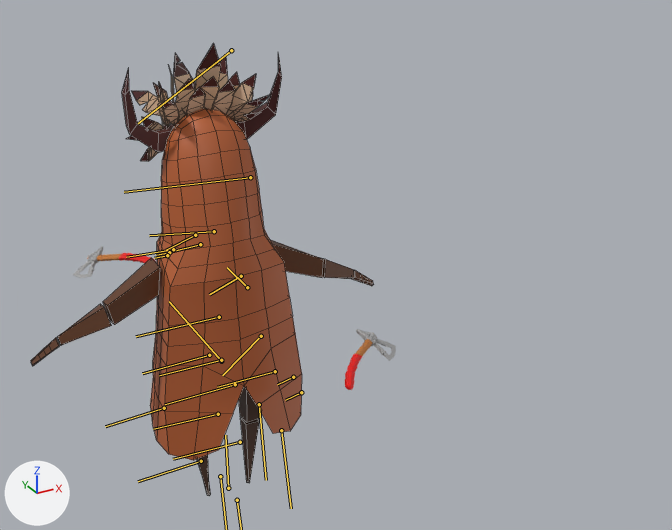
One commit to the FBX model Peacepipe_github_coop/Assets/Standard Assets/object/PERSONAGI/Derzhit_tomahawk/zeleniy_ishidnikblend.fbx: the scene before it, then after it.
Camera for both pictures: a 50 mm camera at (-0.102, -0.268, 0.215) aimed at (0.034, -0.02, 0.091). The axes (+X, +Y, +Z) are drawn at lower left. The lights are the same throughout. The bones that bend it are drawn over the model as lines. Mesh edges are drawn as thin lines on the coarser meshes.
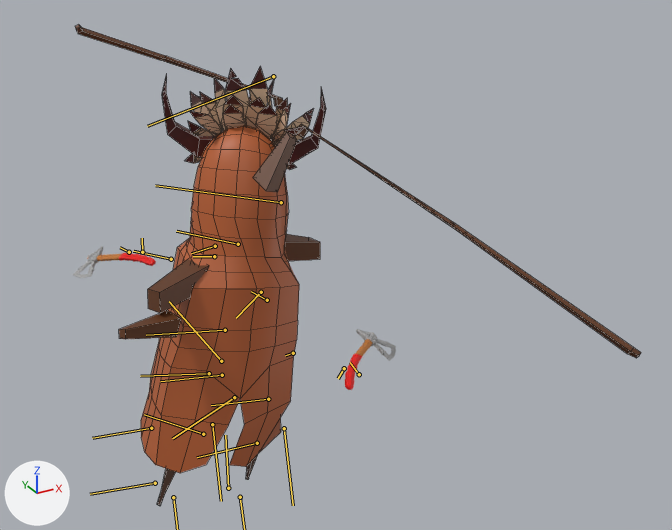
The newer file adds an action. The first version stands in its rest pose; the second is drawn at frame 103 of the action 'ArmatureAction'.

Edits to the bpy script that builds the scene:
```text
Change bone_bone:
    where bone_bone = bpy.data.objects['Armature'].pose.bones['Bone']  # child of 'Bone_022'
    bone_bone.location: (0.0, 0.0, 0.0) -> (-0.61, 0.01, 0.0)
    bone_bone.rotation_quaternion: (1.0, 0.0, 0.0, 0.0) -> (0.995, -0.001, 0.049, -0.082)  # degrees (0, 0, 0) -> degrees (-1, 6, -9)
Change bone_bone_001:
    where bone_bone_001 = bpy.data.objects['Armature'].pose.bones['Bone_001']  # child of 'Bone'
    bone_bone_001.rotation_quaternion: (1.0, 0.0, 0.0, 0.0) -> (0.999, 0.029, -0.039, -0.02)  # degrees (0, 0, 0) -> degrees (3, -4, -2)
Change bone_bone_002:
    where bone_bone_002 = bpy.data.objects['Armature'].pose.bones['Bone_002']  # child of 'Bone_001'
    bone_bone_002.rotation_quaternion: (1.0, 0.0, 0.0, 0.0) -> (0.956, -0.276, -0.087, 0.054)  # degrees (0, 0, 0) -> degrees (-33, -8, 9)
Change bone_bone_006:
    where bone_bone_006 = bpy.data.objects['Armature'].pose.bones['Bone_006']  # child of 'Bone_001'
    bone_bone_006.rotation_quaternion: (1.0, 0.0, 0.0, 0.0) -> (0.974, 0.109, 0.04, -0.195)  # degrees (0, 0, 0) -> degrees (11, 7, -22)
Change bone_bone_007:
    where bone_bone_007 = bpy.data.objects['Armature'].pose.bones['Bone_007']  # child of 'Bone_006'
    bone_bone_007.rotation_quaternion: (1.0, 0.0, 0.0, 0.0) -> (0.806, 0.529, -0.259, -0.051)  # degrees (0, 0, 0) -> degrees (71, -21, -23)
Change bone_bone_008:
    where bone_bone_008 = bpy.data.objects['Armature'].pose.bones['Bone_008']  # child of 'Bone_007'
    bone_bone_008.rotation_quaternion: (1.0, 0.0, 0.0, 0.0) -> (0.993, -0.072, 0.088, -0.039)  # degrees (0, 0, 0) -> degrees (-9, 10, -5)
Change bone_bone_015:
    where bone_bone_015 = bpy.data.objects['Armature'].pose.bones['Bone_015']  # child of 'Bone_008'
    bone_bone_015.rotation_quaternion: (1.0, 0.0, 0.0, 0.0) -> (0.691, 0.322, 0.224, 0.608)  # degrees (0, 0, 0) -> degrees (46, -5, 81)
Change bone_bone_010:
    where bone_bone_010 = bpy.data.objects['Armature'].pose.bones['Bone_010']  # child of 'Bone_001'
    bone_bone_010.location: (0.0, 0.0, 0.0) -> (-0.21, 0.12, 0.08)
    bone_bone_010.rotation_quaternion: (1.0, 0.0, 0.0, 0.0) -> (0.991, 0.006, -0.02, 0.129)  # degrees (0, 0, 0) -> degrees (0, -2, 15)
Change bone_bone_011:
    where bone_bone_011 = bpy.data.objects['Armature'].pose.bones['Bone_011']  # child of 'Bone_010'
    bone_bone_011.rotation_quaternion: (1.0, 0.0, 0.0, 0.0) -> (0.986, 0.061, -0.113, 0.11)  # degrees (0, 0, 0) -> degrees (6, -14, 12)
Change bone_bone_012:
    where bone_bone_012 = bpy.data.objects['Armature'].pose.bones['Bone_012']  # child of 'Bone_011'
    bone_bone_012.rotation_quaternion: (1.0, 0.0, 0.0, 0.0) -> (0.594, 0.602, 0.429, 0.316)  # degrees (0, 0, 0) -> degrees (95, 7, 64)
Change bone_bone_016:
    where bone_bone_016 = bpy.data.objects['Armature'].pose.bones['Bone_016']  # child of 'Bone_012'
    bone_bone_016.rotation_quaternion: (1.0, 0.0, 0.0, 0.0) -> (0.73, -0.076, 0.323, -0.598)  # degrees (0, 0, 0) -> degrees (-33, 22, -85)
Change bone_bone_003:
    where bone_bone_003 = bpy.data.objects['Armature'].pose.bones['Bone_003']  # child of 'Bone'
    bone_bone_003.rotation_quaternion: (1.0, 0.0, 0.0, 0.0) -> (0.968, -0.043, -0.076, -0.235)  # degrees (0, 0, 0) -> degrees (-3, -10, -27)
Change bone_bone_004:
    where bone_bone_004 = bpy.data.objects['Armature'].pose.bones['Bone_004']  # child of 'Bone_003'
    bone_bone_004.rotation_quaternion: (1.0, 0.0, 0.0, 0.0) -> (0.972, 0.0, -0.062, 0.225)  # degrees (0, 0, 0) -> degrees (-2, -7, 26)
Change bone_bone_013:
    where bone_bone_013 = bpy.data.objects['Armature'].pose.bones['Bone_013']  # child of 'Bone'
    bone_bone_013.rotation_quaternion: (1.0, 0.0, 0.0, 0.0) -> (0.996, 0.053, -0.058, 0.03)  # degrees (0, 0, 0) -> degrees (6, -7, 3)
Change bone_bone_014:
    where bone_bone_014 = bpy.data.objects['Armature'].pose.bones['Bone_014']  # child of 'Bone_013'
    bone_bone_014.rotation_quaternion: (1.0, 0.0, 0.0, 0.0) -> (0.988, 0.0, 0.042, 0.151)  # degrees (0, 0, 0) -> degrees (1, 5, 17)
Change bone_bone_024:
    where bone_bone_024 = bpy.data.objects['Armature'].pose.bones['Bone_024']  # child of 'Bone'
    bone_bone_024.location: (0.0, 0.0, 0.0) -> (-0.5, 0.95, -0.9)
Change bone_bone_026:
    where bone_bone_026 = bpy.data.objects['Armature'].pose.bones['Bone_026']  # child of 'Bone'
    bone_bone_026.location: (0.0, 0.0, 0.0) -> (-0.31, 0.03, -0.26)
Change bone_bone_027:
    where bone_bone_027 = bpy.data.objects['Armature'].pose.bones['Bone_027']  # child of 'Bone'
    bone_bone_027.location: (0.0, 0.0, 0.0) -> (-0.11, 0.12, -0.04)
```

Location of each change, (x1, y1, x2, y2) in pixels of the pictures (672 x 530 px):
'Cube', posed (65% wider, 6% taller)
    before: (31, 43, 374, 496)
    after: (75, 24, 641, 506)
bone 'Bone', root to tip
    before: (221, 360) to (159, 375)
    after: (222, 375) to (160, 381)
bone 'Bone_001', root to tip
    before: (219, 317) to (136, 336)
    after: (225, 330) to (146, 335)
bone 'Bone_002', root to tip
    before: (214, 231) to (149, 235)
    after: (238, 244) to (176, 231)
bone 'Bone_006', root to tip
    before: (247, 287) to (227, 267)
    after: (267, 300) to (251, 291)
bone 'Bone_007', root to tip
    before: (261, 336) to (222, 375)
    after: (293, 353) to (285, 355)
bone 'Bone_008', root to tip
    before: (293, 377) to (277, 384)
    after: (344, 368) to (338, 378)
bone 'Bone_015', root to tip
    before: (301, 392) to (285, 400)
    after: (359, 374) to (350, 362)
bone 'Bone_010', root to tip
    before: (200, 244) to (170, 252)
    after: (214, 256) to (193, 256)
bone 'Bone_011', root to tip
    before: (173, 249) to (126, 257)
    after: (171, 259) to (133, 251)
bone 'Bone_012', root to tip
    before: (169, 252) to (156, 255)
    after: (142, 252) to (142, 238)
bone 'Bone_016', root to tip
    before: (167, 255) to (154, 258)
    after: (129, 252) to (120, 247)
bone 'Bone_003', root to tip
    before: (235, 384) to (165, 404)
    after: (234, 397) to (172, 438)
bone 'Bone_004', root to tip
    before: (240, 442) to (173, 459)
    after: (257, 443) to (197, 457)
bone 'Bone_013', root to tip
    before: (209, 355) to (142, 373)
    after: (209, 373) to (140, 376)
bone 'Bone_014', root to tip
    before: (218, 414) to (153, 429)
    after: (203, 434) to (144, 414)
bone 'Bone_024', root to tip
    before: (201, 461) to (138, 481)
    after: (155, 483) to (90, 494)
bone 'Bone_026', root to tip
    before: (164, 408) to (105, 426)
    after: (151, 428) to (92, 438)
bone 'Bone_027', root to tip
    before: (275, 371) to (217, 387)
    after: (268, 399) to (211, 405)
